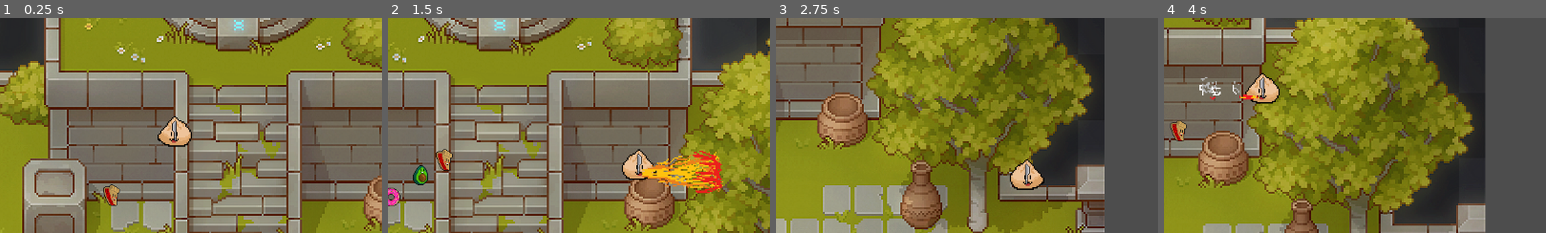
Above: before the commit, frames 1-4 (left to right).
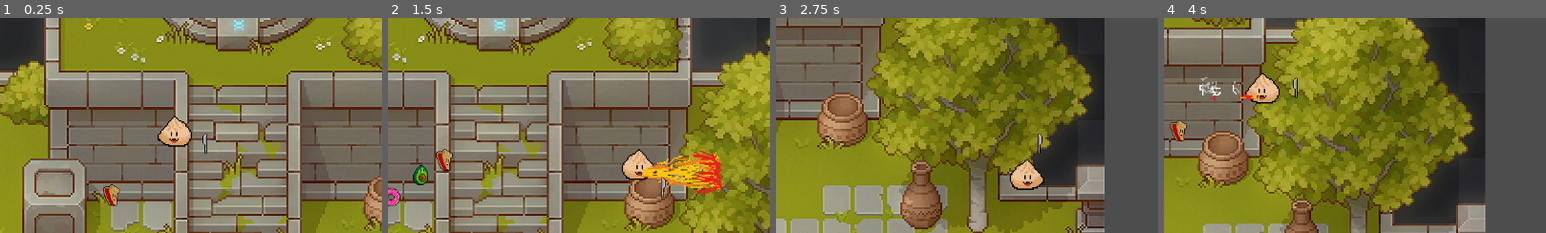
Above: after the commit, the same moments.

Repository: SteamedKoko/Gluttony
Game: Godot game, scene res://scenes/arena/arena.tscn
Same seed, same stepped clock (60 frames per second), same inputs: the game is played once before the commit and once after it.
Inputs:
- Up to frame 1 (0.25 s): no input
- Up to frame 2 (1.5 s): hold F (right) 0.53-1.28 s; hold J (dash) 0.53-1.28 s; hold Down (down) from 1.28 s (still down); tap J (dash) at 1.35 s
- Up to frame 3 (2.75 s): release Down (down) at 2.03 s; hold F (right) from 2.03 s (still down); hold J (dash) from 2.03 s (still down)
- Up to frame 4 (4 s): release F (right) at 2.78 s; release J (dash) at 2.78 s; hold Up (up) 2.78-3.53 s; tap J (dash) at 2.85 s; hold S (left) from 3.53 s (still down); hold J (dash) from 3.53 s (still down)
The pictures show only the part of the screen within x 27-77%, y 24-74%; the shares and areas given below are measured in that part.

The runs differ from the first frame. In frame 1, 0.2% of the frame differs, in the area x 45-55%, y 47-64%; in frame 2, 0.2%; in frame 3, 0.2%; in frame 4, 0.2%, in the area x 25-35%, y 27-38%.

Commit message:
feat: spinning pointy thingies

Diff:
--- a/entities/skills/sharp_thingies/sharp_thingies.gd
+++ b/entities/skills/sharp_thingies/sharp_thingies.gd
@@ -19,12 +19,20 @@
 
 func _ready() -> void:
 	var thingy: SharpThingy = sharp_thingy_resource.instantiate()
-	print('prepping child')
 	thingy.sprite_resource = SHARP_THINGY_RESOURCES.get(SharpThingyOptions.KNOIFE).resource
-	print('adding child')
 	thingies.append(thingy)
 	self.add_child(thingy)
 
-func rotate_thingies():
-	pass
-	# thingy
+@export var rotation_speed = 90.0  # Degrees per second, adjustable in editor
+@export var radius = 50.0  # Distance from pivot to object
+
+var current_angle = 0.0  # Tracks the current rotation angle
+
+func _process(delta):
+	# Update the angle based on rotation speed
+	current_angle += deg_to_rad(rotation_speed) * delta
+	# Calculate new position relative to pivot
+	# position = pivot_point + Vector2(cos(current_angle), sin(current_angle)) * radius
+	position = Vector2(cos(current_angle), sin(current_angle)) * radius
+	# Optional: Rotate the object to face the direction of rotation
+	# rotation = current_angle  # Uncomment if you want the object to rotate itself
Not shown, changed: todo
